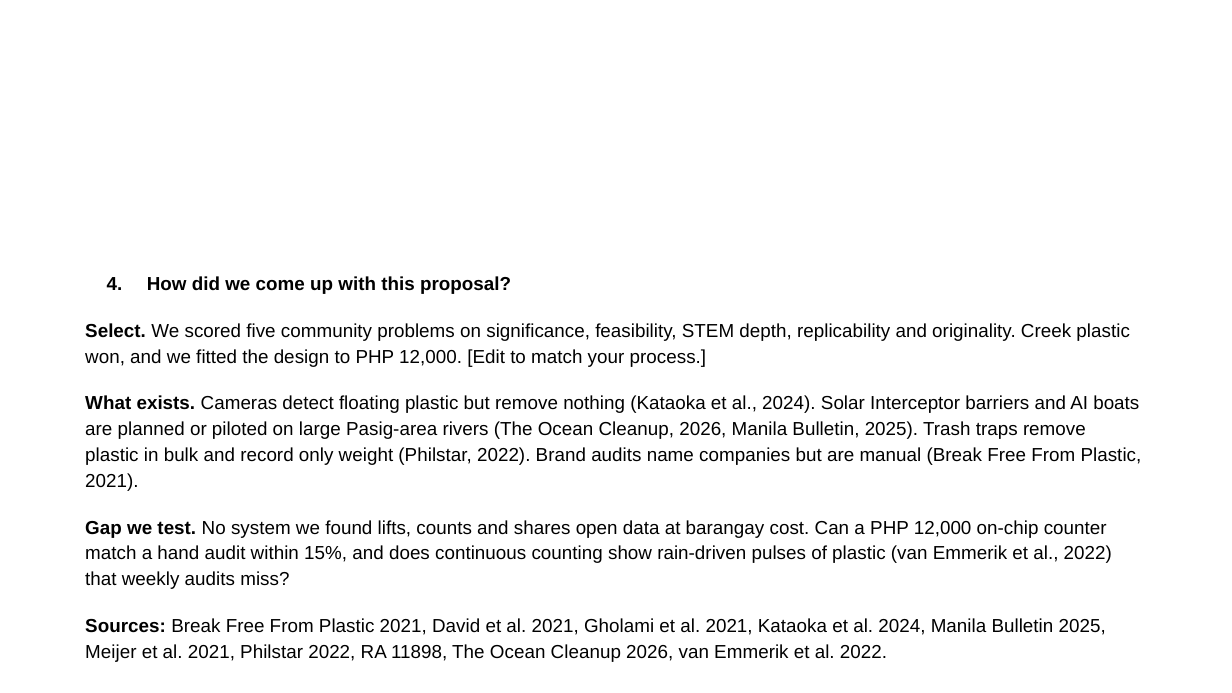
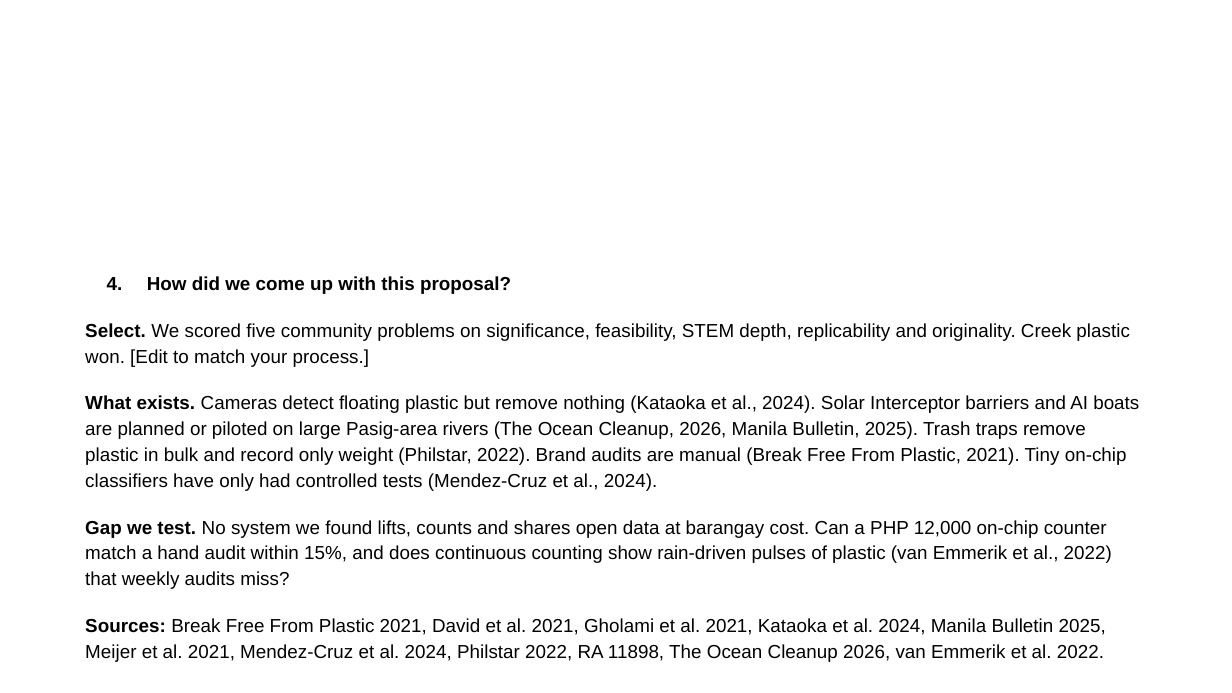
Before and after one commit to tmommu/research, a slide deck: slide 3 of sft_entry/SAGIP_SFT2026_Entry_PPT.pptx. Drawn at 1232x693 pixels with LibreOffice and Linux fonts; fonts in the diff are those of the drawing; background and template pictures are left out. Boxes give left, top, right and bottom in pixels: in the first picture for what was removed or moved away, otherwise in the second. Text is boxed around its words. In the diff, an @@ line names an element or a change of style, - is before the commit and + after.

```diff
--- a/sft_entry/SAGIP_SFT2026_Entry_PPT.pptx
+++ b/sft_entry/SAGIP_SFT2026_Entry_PPT.pptx
@@ text at (x1=85, y1=323, x2=1139, y2=491): text changed @@
-Select. We scored five community problems on significance, feasibility, STEM depth, replicability and originality. Creek plastic won, and we fitted the design to PHP 12,000. [Edit to match your process.]
-What exists. Cameras detect floating plastic but remove nothing (Kataoka et al., 2024). Solar Interceptor barriers and AI boats are planned or piloted on large Pasig-area rivers (The Ocean Cleanup, 2026, Manila Bulletin, 2025). Trash traps remove plastic in bulk and record only weight (Philstar, 2022). Brand audits name companies but are manual (Break Free From Plastic, 2021).
+Select. We scored five community problems on significance, feasibility, STEM depth, replicability and originality. Creek plastic won. [Edit to match your process.]
+What exists. Cameras detect floating plastic but remove nothing (Kataoka et al., 2024). Solar Interceptor barriers and AI boats are planned or piloted on large Pasig-area rivers (The Ocean Cleanup, 2026, Manila Bulletin, 2025). Trash traps remove plastic in bulk and record only weight (Philstar, 2022). Brand audits are manual (Break Free From Plastic, 2021). Tiny on-chip classifiers have only had controlled tests (Mendez-Cruz et al., 2024).
@@ text at (x1=85, y1=618, x2=1106, y2=662): text changed @@
-Sources: Break Free From Plastic 2021, David et al. 2021, Gholami et al. 2021, Kataoka et al. 2024, Manila Bulletin 2025, Meijer et al. 2021, Philstar 2022, RA 11898, The Ocean Cleanup 2026, van Emmerik et al. 2022.
+Sources: Break Free From Plastic 2021, David et al. 2021, Gholami et al. 2021, Kataoka et al. 2024, Manila Bulletin 2025, Meijer et al. 2021, Mendez-Cruz et al. 2024, Philstar 2022, RA 11898, The Ocean Cleanup 2026, van Emmerik et al. 2022.
```
Also in this commit, not shown: 1 other slide changed, 7 other files.
